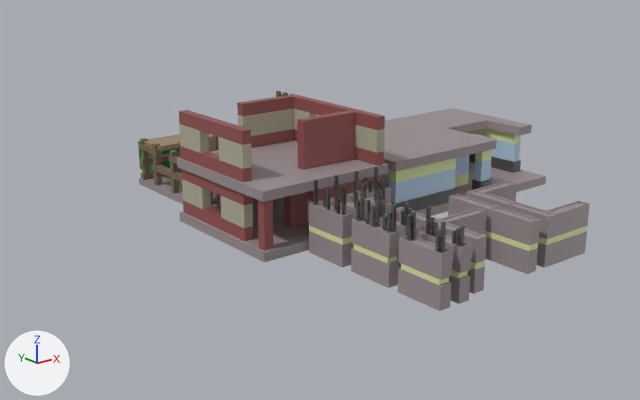
Before and after pictures for a commit that changed the Blender file Blender/Levels/walls.blend.
One viewpoint serves both versions: a 50 mm camera at (-21.0, -38.7, 12.0) aimed at (3.1, -8.6, 0.0). The lights are fixed; the arrows at lower left show +X, +Y and +Z.

Names of what the first picture shows: 'BrickBuilding', 'BrickBuilding.001', 'ReinforcedWall1.001', 'ReinforcedWall1_CShape', 'ReinforcedWall1_LongWall', 'ReinforcedWall2', 'ReinforcedWall2_TShape', 'ReinforcedWall_Indent', 'ReinforcedWall_Indent.001', 'ReinforcedWall_Indent2', 'ReinforcedWall_Indent2.001', 'WoodenSkeletonBuilding'.
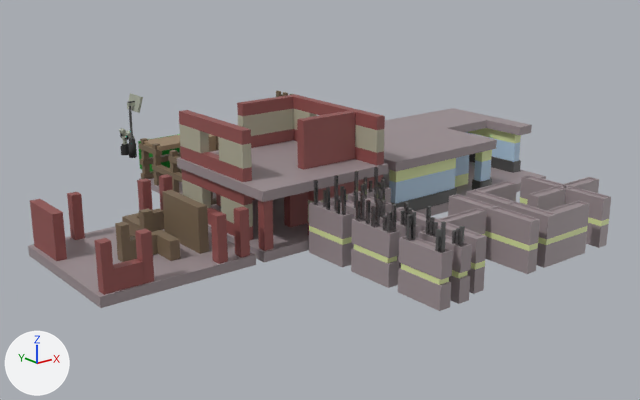
Where the newer file only moved an object's origin or applied its transform, the numbers keep the older frame.

What the commit changed:
Material 'Foundation.001' (mat_foundation_001) is new.
Its base color is (0.335, 0.277, 0.292) (grey #9d9093).
Material 'BrickMaterial.001' (mat_brickmaterial_001) is new.
Its base color is (0.289, 0.0849, 0.0809) (brown #925250).
Material 'Light' (mat_light) is new.
Its base color is (0.802, 0.107, 0.567) (pink #e75cc6).
Its emission color is (0.00857, 1.0, 0.707) (cyan #17ffdb).
Its emission strength is 12.8.
Material 'LampRim' (mat_lamprim) is new.
Its base color is (0.371, 0.392, 0.315) (grey #a4a898).
Material 'LampBase' (mat_lampbase) is new.
Its base color is (0.0246, 0.0246, 0.0246) (black #2b2b2b).
Its roughness is 0.854.
Material 'LampHolder' (mat_lampholder) is new.
Its base color is (0.00516, 0.00516, 0.00516) (black #101010).
Material 'LampStem' (mat_lampstem) is new.
Its base color is (0.0767, 0.0767, 0.0767) (dark grey #4e4e4e).
Its roughness is 0.732.
Mesh me_cube_021 is new.
It has 148 vertices, 124 faces and spans x -1.87..4.38, y -0.29..5.96, z -1.21..1.0.
Faces by material slot: [14, 60, 50].
It uses material mat_foundation_001 (grey #9d9093).
It uses material mat_brickmaterial_001 (brown #925250).
It uses material mat_wood (brown #7a6852).
Mesh me_cube_013 is new.
It has 164 vertices, 147 faces and spans x -0.823..0.09, y -0.214..0.913, z -1.051..0.195.
Faces by material slot: [80, 2, 32, 33].
It uses material mat_lamprim (grey #a4a898).
It uses material mat_light (pink #e75cc6).
It uses material mat_lampholder (black #101010).
It uses material mat_lampbase (black #2b2b2b).
Mesh me_cube_011 is new.
It has 258 vertices, 223 faces and spans x -0.2..0.48, y -0.62..0.62, z -2.89..0.42.
Faces by material slot: [22, 7, 64, 129, 1].
It uses material mat_lamprim (grey #a4a898).
It uses material mat_lampholder (black #101010).
It uses material mat_lampstem (dark grey #4e4e4e).
It uses material mat_lampbase (black #2b2b2b).
It uses material mat_light (pink #e75cc6).
Mesh me_cube_009 is new.
It has 96 vertices, 88 faces and spans x 1.9..5.9, y -19.95..-15.95, z -0.19..1.81.
Faces by material slot: [16, 72].
It uses material mat_wall_base (green #dde8a4).
It uses material mat_foundation (grey #9c9093).
Object 'Unfinished_Building' (ob_unfinished_building) is new; it shows me_cube_021.
Its location is (-7.88, -12.73, 1.01).
Object 'Small_Lamp' (ob_small_lamp) is new; it shows me_cube_013.
Its location is (0.13, 4.05, 1.12).
Its rotation in degrees is (0, -26, 0).
Object 'Tall_Lamp' (ob_tall_lamp) is new; it shows me_cube_011.
Its location is (0.0, 3.54, 2.91).
Object 'ReinforcedWall1_LongWall.001' (ob_reinforcedwall1_longwall_001) is new; it shows me_cube_009.
Its location is (4.39, 0.0, 0.0).

Changed parts and their boxes (x1, y1, x2, y2) in the pictures (640 x 400 px):
'Unfinished_Building', added
    after: (28, 174, 256, 308)
    faces in mat_brickmaterial_001 (brown #925250): (30, 174, 250, 295)
    faces in mat_foundation_001 (grey #9c9093): (28, 226, 256, 308)
    faces in mat_wood (brown #7a6852): (115, 190, 209, 262)
'ReinforcedWall1_LongWall.001', added
    after: (520, 175, 611, 248)
    faces in mat_foundation (grey #9c9093): (520, 175, 611, 248)
    faces in mat_wall_base (green #dde8a4): (520, 197, 609, 226)
'Tall_Lamp', added
    after: (127, 93, 143, 158)
    faces in mat_lamprim (grey #a4a898): (127, 93, 143, 113)
    faces in mat_lampbase (black #2b2b2b): (128, 138, 137, 158)
'Small_Lamp', added
    after: (119, 128, 134, 155)
